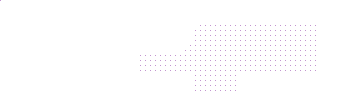
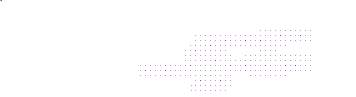
Before/after of a 356 × 97 layered artwork. What changed in the layer stack:
moved "FundoDePedra copy 8" above "Layer 2", painted on it over box(1, 0, 316, 91)
